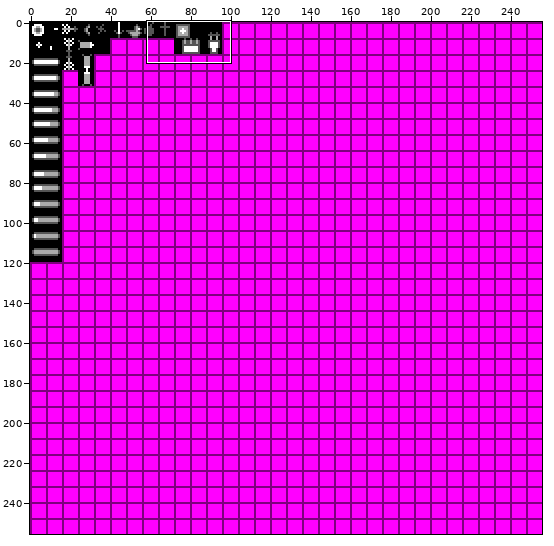
Sprite sheet: res/Tiles/particle_sheet.png. The first picture is a wide view before the edit; the outline marks the close-up.
Close-up. Earlier state:
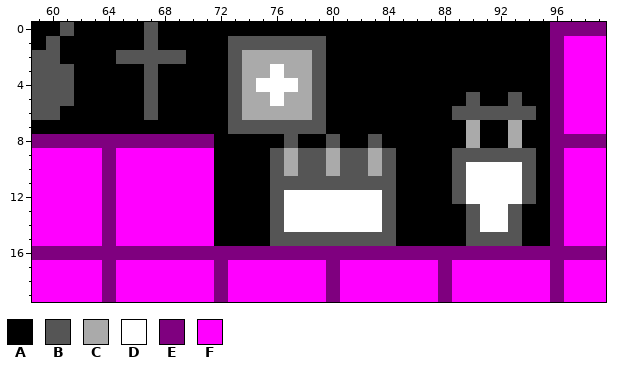
The file is 256x256 pixels. Shown: x 59..99, y 0..19. The commit also changed other parts of the picture, which this record leaves out.
Palette (. is transparent): A #000000  B #555555  C #aaaaaa  D #ffffff  E #7f007f  F #ff00ff
Pixels before, first column x 59:
 0 AABAAAAABAAAAAAAAAAAAAAAAAAAAAAAAAAAAEEEE
 1 ABAAAAAABAAAAABBBBBBBAAAAAAAAAAAAAAAAEFFF
 2 BBAAAABBBBBAAABCCCCCBAAAAAAAAAAAAAAAAEFFF
 3 BBBAAAAABAAAAABCCDCCBAAAAAAAAAAAAAAAAEFFF
 4 BBBAAAAABAAAAABCDDDCBAAAAAAAAAAAAAAAAEFFF
 5 BBBAAAAABAAAAABCCDCCBAAAAAAAAAABAABAAEFFF
 6 BBAAAAAABAAAAABCCCCCBAAAAAAAAABBBBBBAEFFF
 7 AAAAAAAAAAAAAABBBBBBBAAAAAAAAAACAACAAEFFF
 8 EEEEEEEEEEEEEAAAAABAABAABAAAAAACAACAAEEEE
 9 FFFFFEFFFFFFFAAAABCBBCBBCBAAAABBBBBBAEFFF
10 FFFFFEFFFFFFFAAAABCBBCBBCBAAAABDDDDBAEFFF
11 FFFFFEFFFFFFFAAAABBBBBBBBBAAAABDDDDBAEFFF
12 FFFFFEFFFFFFFAAAABDDDDDDDBAAAABDDDDBAEFFF
13 FFFFFEFFFFFFFAAAABDDDDDDDBAAAAABDDBAAEFFF
14 FFFFFEFFFFFFFAAAABDDDDDDDBAAAAABDDBAAEFFF
15 FFFFFEFFFFFFFAAAABBBBBBBBBAAAAABBBBAAEFFF
16 EEEEEEEEEEEEEEEEEEEEEEEEEEEEEEEEEEEEEEEEE
17 FFFFFEFFFFFFFEFFFFFFFEFFFFFFFEFFFFFFFEFFF
18 FFFFFEFFFFFFFEFFFFFFFEFFFFFFFEFFFFFFFEFFF
19 FFFFFEFFFFFFFEFFFFFFFEFFFFFFFEFFFFFFFEFFF
The same view after the edit:
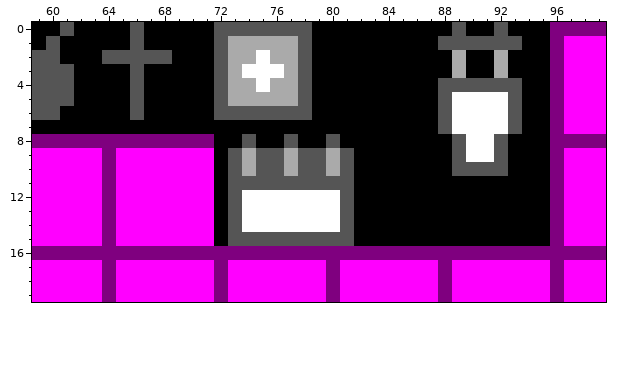
Change:
y 0: x 66..67 AB -> BA; x 72..78 AAAAAAA -> BBBBBBB; x 89 A -> B; x 92 A -> B
y 1: x 66..67 AB -> BA; x 72..77 ABBBBB -> BCCCCC; x 79 B -> A; x 88..93 AAAAAA -> BBBBBB
y 2: x 64 A -> B; x 69 B -> A; x 72..73 AB -> BC; x 75 C -> D; x 78..79 CB -> BA; x 89 A -> C; x 92 A -> C
y 3: x 66..67 AB -> BA; x 72..75 ABCC -> BCDD; x 78..79 CB -> BA; x 89 A -> C; x 92 A -> C
y 4: x 66..67 AB -> BA; x 72..73 AB -> BC; x 76..79 DDCB -> CCBA; x 88..93 AAAAAA -> BBBBBB
y 5: x 66..67 AB -> BA; x 72..73 AB -> BC; x 76 D -> C; x 78..79 CB -> BA; x 88..92 AABAA -> BDDDD
y 6: x 66..67 AB -> BA; x 72 A -> B; x 74..79 CCCCCB -> BBBBBA; x 88..92 ABBBB -> BDDDD; x 94 B -> A
y 7: x 73..79 BBBBBBB -> AAAAAAA; x 88..93 AACAAC -> BDDDDB
y 8: x 74 A -> B; x 83 B -> A; x 89..93 ACAAC -> BDDBA
y 9: x 73..75 AAA -> BCB; x 82..84 BCB -> AAA; x 90..91 BB -> DD; x 93..94 BB -> AA
y 10: x 73..75 AAA -> BCB; x 82..84 BCB -> AAA; x 90..94 DDDDB -> BBBAA
y 11: x 73..75 AAA -> BBB; x 82..84 BBB -> AAA; x 89..94 BDDDDB -> AAAAAA
y 12: x 73..76 AAAB -> BDDD; x 81..84 DDDB -> BAAA; x 89..94 BDDDDB -> AAAAAA
y 13..14: x 73..76 AAAB -> BDDD; x 81..84 DDDB -> BAAA; x 90..93 BDDB -> AAAA
y 15: x 73..75 AAA -> BBB; x 82..84 BBB -> AAA; x 90..93 BBBB -> AAAA
